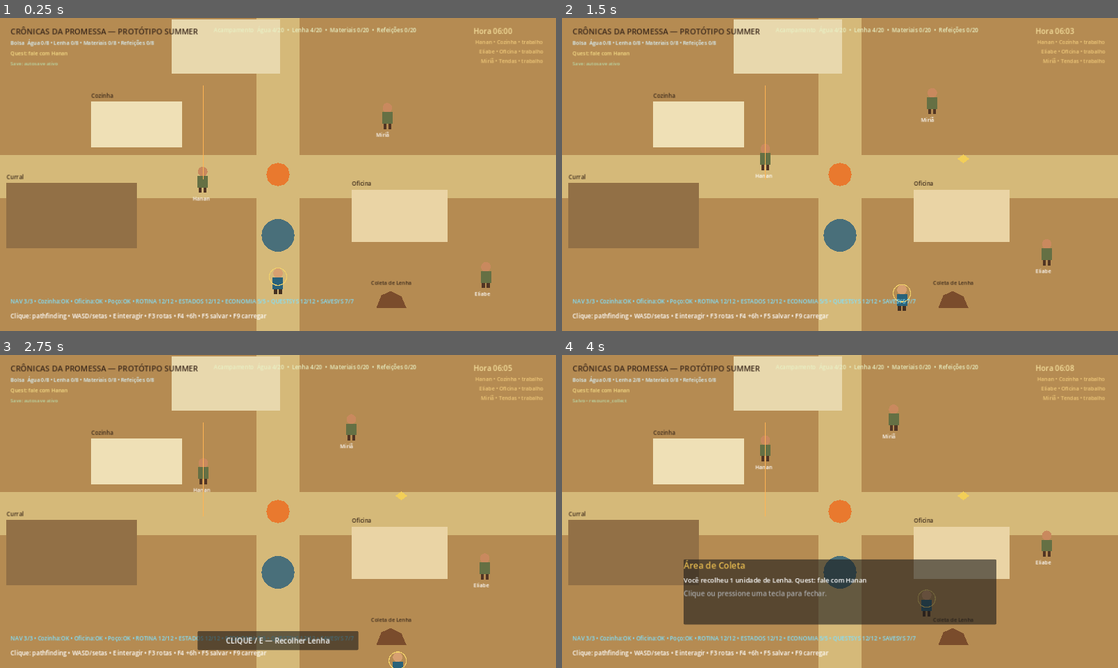
Above: before the commit, frames 1-4 (two rows, left to right).
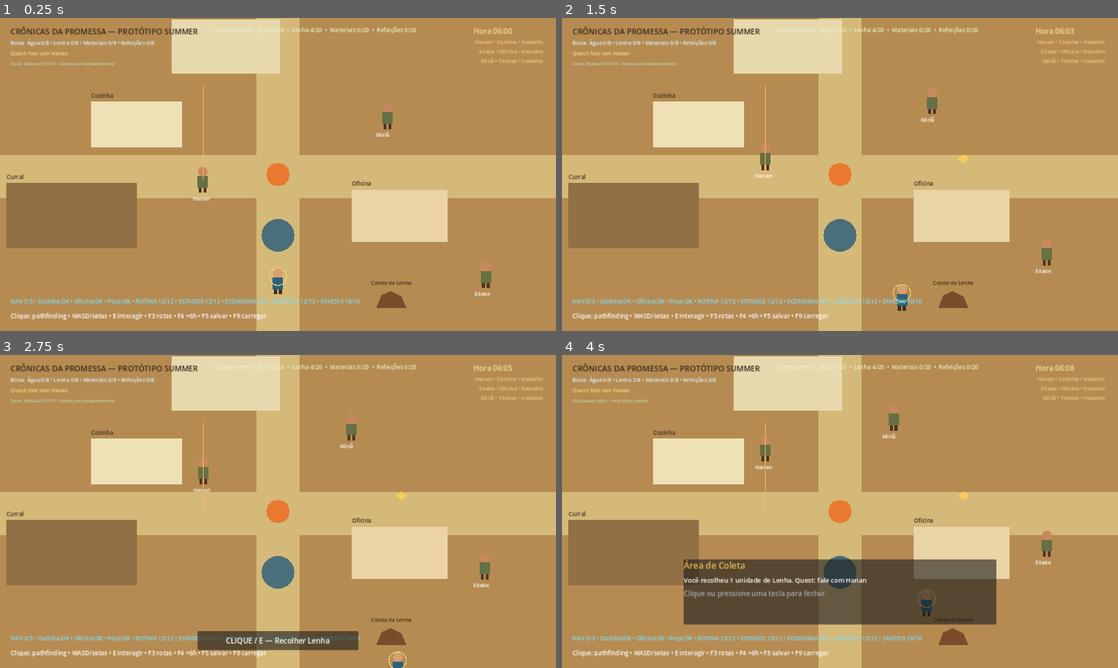
Above: after the commit, the same moments.

Repository: heitoribeiro/cronicas-da-promessa-web
Game: Godot game, scene res://scenes/main.tscn
Two runs of this game, one before a commit and one after it. Both use one fixed random seed, a clock stepped at 60 frames per second and the inputs below.
Inputs (mouse positions are in pixels of both pictures, inside the frame that each line leads up to):
- Up to frame 1 (0.25 s): no input
- Up to frame 2 (1.5 s): tap Enter at 0.5 s; move the mouse to (962, 158) at 0.52 s; hold D 0.53-1.28 s; tap E at 0.6, 1.35 s; click (962, 158) at 0.67 s; move the mouse to (728, 190) at 1.27 s; hold S from 1.28 s (still down)
- Up to frame 3 (2.75 s): move the mouse to (333, 442) at 2.02 s; release S at 2.03 s; hold D from 2.03 s (still down); tap E at 2.1 s
- Up to frame 4 (4 s): move the mouse to (812, 574) at 2.77 s; release D at 2.78 s; hold W 2.78-3.53 s; tap E at 2.85, 3.6 s; click (812, 574) at 2.92 s; move the mouse to (1006, 558) at 3.52 s; hold A from 3.53 s (still down)

The runs differ from the first frame. In frame 1, 0.1% of the frame differs, in the area x 4-65%, y 14-92%; in frame 2, 0.1%; in frame 3, less than 0.1%; in frame 4, less than 0.1%.

Commit message:
fix: separate manual save from autosave slot

Diff:
--- a/summer-prototype/scripts/main.gd
+++ b/summer-prototype/scripts/main.gd
@@ -36,7 +36,8 @@
 var active_interaction_target := ""
 var active_dialogue_npc: PrototypeNPC
 
-const SAVE_PATH := "user://cronicas_promessa_summer_save.json"
+const MANUAL_SAVE_PATH := "user://cronicas_promessa_manual_save.json"
+const AUTOSAVE_PATH := "user://cronicas_promessa_autosave.json"
 const RESOURCE_CAP := 20
 const PLAYER_RESOURCE_CAP := 8
 const WELL_POSITION := Vector2(640, 500)
@@ -163,11 +164,11 @@
 			get_viewport().set_input_as_handled()
 			return
 		if key_event.pressed and not key_event.echo and key_event.keycode == KEY_F5:
-			_save_game("manual")
+			_save_game("manual", MANUAL_SAVE_PATH)
 			get_viewport().set_input_as_handled()
 			return
 		if key_event.pressed and not key_event.echo and key_event.keycode == KEY_F9:
-			_load_game()
+			_load_game(MANUAL_SAVE_PATH, "manual")
 			get_viewport().set_input_as_handled()
 			return
 		if key_event.pressed and not key_event.echo and key_event.keycode == KEY_E:
@@ -514,7 +515,7 @@
 
 	print("[RESOURCE] ", npc_name, " / ", routine_id, " -> ", ", ".join(PackedStringArray(parts)))
 	_update_resource_ui()
-	_save_game("camp_economy")
+	_save_game("camp_economy", AUTOSAVE_PATH)
 
 func _update_resource_ui() -> void:
 	if resource_label == null:
@@ -590,7 +591,7 @@
 	active_quest_id = quest_id
 	print("[QUEST] Iniciada: ", _quest_title(quest_id))
 	_update_inventory_ui()
-	_save_game("quest_start")
+	_save_game("quest_start", AUTOSAVE_PATH)
 	return true
 
 func _delivery_split(current_stock: int, amount: int) -> Vector2i:
@@ -624,7 +625,7 @@
 	print("[QUEST] Concluída: ", _quest_title(quest_id))
 	_update_inventory_ui()
 	_update_resource_ui()
-	_save_game("quest_complete")
+	_save_game("quest_complete", AUTOSAVE_PATH)
 	return true
 
 func _next_available_quest_for_giver(giver_name: String) -> String:
@@ -685,7 +686,7 @@
 
 	var added := _player_add_resource("agua", 1)
 	print("[PLAYERRESOURCE] Água +", added, " • Bolsa=", player_inventory["agua"])
-	_save_game("resource_collect")
+	_save_game("resource_collect", AUTOSAVE_PATH)
 	_show_system_dialogue("Poço", "Você recolheu 1 unidade de Água. %s" % _quest_progress_text())
 
 func _collect_wood() -> void:
@@ -695,7 +696,7 @@
 
 	var added := _player_add_resource("lenha", 1)
 	print("[PLAYERRESOURCE] Lenha +", added, " • Bolsa=", player_inventory["lenha"])
-	_save_game("resource_collect")
+	_save_game("resource_collect", AUTOSAVE_PATH)
 	_show_system_dialogue("Área de Coleta", "Você recolheu 1 unidade de Lenha. %s" % _quest_progress_text())
 
 func _open_npc_dialogue(npc: PrototypeNPC, title: String) -> void:
@@ -766,46 +767,48 @@
 		"completed_quest_ids": completed_quest_ids.duplicate(true)
 	}
 
-func _save_game(reason: String = "auto") -> bool:
-	var file := FileAccess.open(SAVE_PATH, FileAccess.WRITE)
+func _save_game(reason: String = "auto", save_path: String = AUTOSAVE_PATH) -> bool:
+	var file := FileAccess.open(save_path, FileAccess.WRITE)
 	if file == null:
 		_set_save_status("Falha ao salvar")
-		print("[SAVE] falha ao abrir arquivo: ", FileAccess.get_open_error())
+		print("[SAVE] falha ao abrir arquivo: ", FileAccess.get_open_error(), " • ", save_path)
 		return false
 
 	var payload := _build_save_payload()
 	file.store_string(JSON.stringify(payload))
 	file.close()
-	_set_save_status("Salvo • %s" % reason)
-	print("[SAVE] sucesso • ", reason, " • ", SAVE_PATH)
+
+	var slot_name := "Manual" if save_path == MANUAL_SAVE_PATH else "Autosave"
+	_set_save_status("%s salvo • %s" % [slot_name, reason])
+	print("[SAVE] sucesso • ", slot_name.to_lower(), " • ", reason, " • ", save_path)
 	return true
 
-func _load_game() -> bool:
-	if not FileAccess.file_exists(SAVE_PATH):
-		_set_save_status("Nenhum save encontrado")
-		print("[SAVE] nenhum arquivo encontrado")
+func _load_game(save_path: String = MANUAL_SAVE_PATH, slot_name: String = "manual") -> bool:
+	if not FileAccess.file_exists(save_path):
+		_set_save_status("Nenhum save %s encontrado" % slot_name)
+		print("[SAVE] nenhum arquivo ", slot_name, " encontrado • ", save_path)
 		return false
 
-	var file := FileAccess.open(SAVE_PATH, FileAccess.READ)
+	var file := FileAccess.open(save_path, FileAccess.READ)
 	if file == null:
-		_set_save_status("Falha ao carregar")
-		print("[SAVE] falha ao abrir save: ", FileAccess.get_open_error())
+		_set_save_status("Falha ao carregar %s" % slot_name)
+		print("[SAVE] falha ao abrir save: ", FileAccess.get_open_error(), " • ", save_path)
 		return false
 
 	var parsed = JSON.parse_string(file.get_as_text())
 	file.close()
 	if not (parsed is Dictionary):
-		_set_save_status("Save inválido")
-		print("[SAVE] conteúdo inválido")
+		_set_save_status("Save %s inválido" % slot_name)
+		print("[SAVE] conteúdo inválido • ", save_path)
 		return false
 
 	var payload: Dictionary = parsed
 	if not _apply_save_payload(payload):
-		_set_save_status("Save incompatível")
+		_set_save_status("Save %s incompatível" % slot_name)
 		return false
 
-	_set_save_status("Save carregado")
-	print("[SAVE] carregado • ", SAVE_PATH)
+	_set_save_status("%s carregado" % slot_name.capitalize())
+	print("[SAVE] carregado • ", slot_name, " • ", save_path)
 	return true
 
 func _apply_save_payload(payload: Dictionary) -> bool:
@@ -874,7 +877,10 @@
 		int(decoded_inventory.get("lenha", 0)) == 3,
 		int(decoded_camp.get("materiais", 0)) == 4,
 		String(decoded.get("active_quest_id", "")) == SECOND_QUEST_ID,
-		bool(decoded_completed.get(FIRST_QUEST_ID, false))
+		bool(decoded_completed.get(FIRST_QUEST_ID, false)),
+		MANUAL_SAVE_PATH != AUTOSAVE_PATH,
+		MANUAL_SAVE_PATH.ends_with("manual_save.json"),
+		AUTOSAVE_PATH.ends_with("autosave.json")
 	]
 
 	var passed := 0
@@ -1087,7 +1093,7 @@
 	save_status_label.size = Vector2(650, 20)
 	save_status_label.add_theme_font_size_override("font_size", 11)
 	save_status_label.add_theme_color_override("font_color", Color("#b9d7a6"))
-	save_status_label.text = "Save: autosave ativo"
+	save_status_label.text = "Save: Manual F5/F9 • Autosave independente"
 	canvas.add_child(save_status_label)
 
 	clock_label = Label.new()
